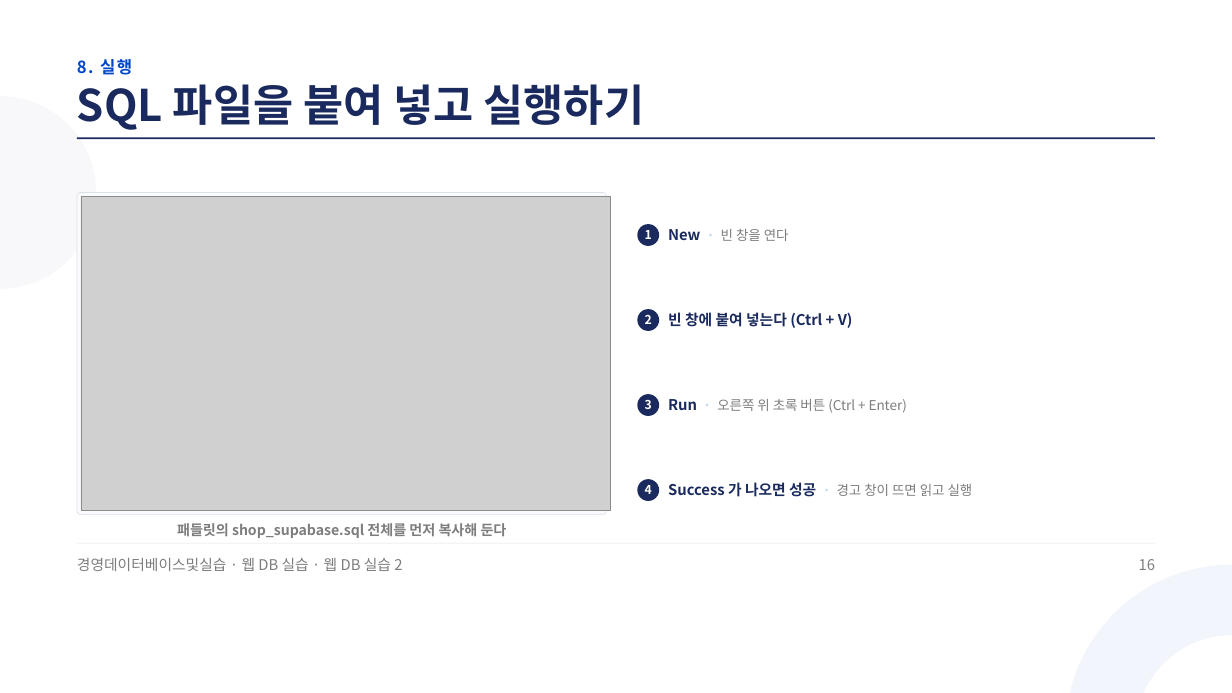
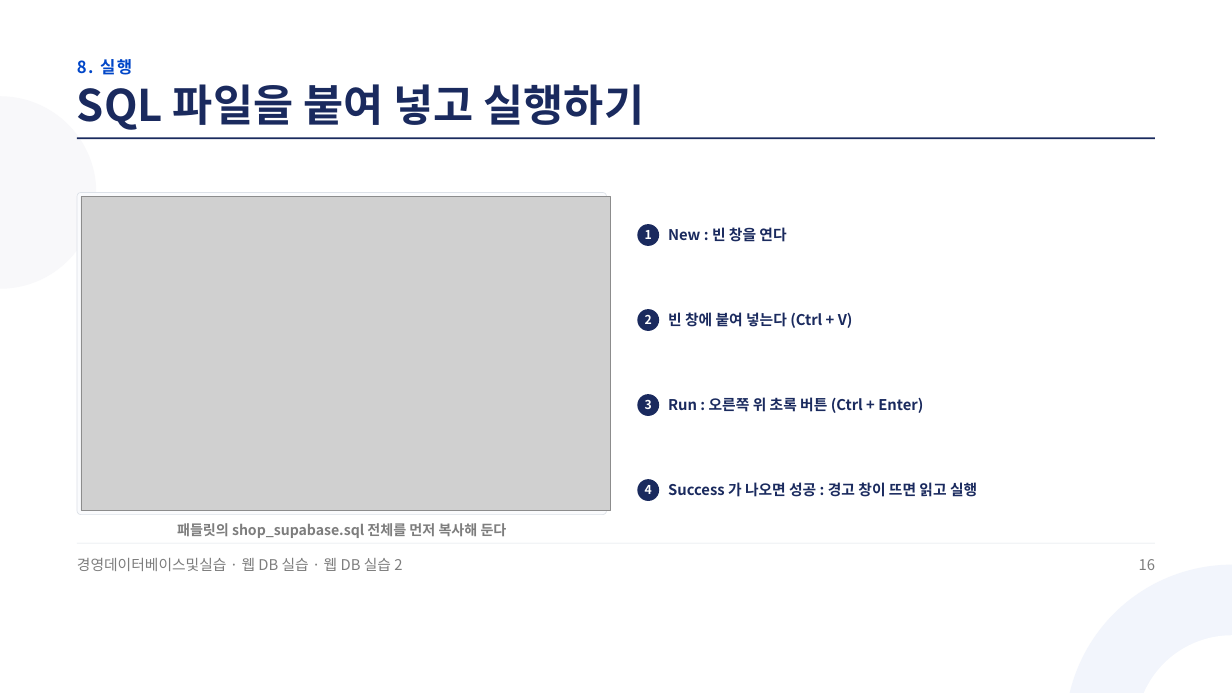
Before and after one commit to jungaistar/materials, a slide deck: slide 16 of koreatech-db/webdb/웹DB실습2_Supabase로_쇼핑몰에_DB_연결하기.pptx. Drawn at 1232x693 pixels with LibreOffice and Linux fonts; fonts in the diff are those of the drawing; grey boxes stand for pictures. Boxes give left, top, right and bottom in pixels: in the first picture for what was removed or moved away, otherwise in the second. Text is boxed around its words. In the diff, an @@ line names an element or a change of style, - is before the commit and + after.

```diff
--- a/koreatech-db/webdb/웹DB실습2_Supabase로_쇼핑몰에_DB_연결하기.pptx
+++ b/koreatech-db/webdb/웹DB실습2_Supabase로_쇼핑몰에_DB_연결하기.pptx
@@ text at bbox=[668, 227, 786, 242]: text changed; size 15.8 to 17.2 pt; text colour #7D7D7D to #1A2A5E; bold on @@
-New · 빈 창을 연다
+New : 빈 창을 연다
@@ text at bbox=[668, 397, 923, 413]: text changed; size 15.8 to 17.2 pt; text colour #7D7D7D to #1A2A5E; bold on @@
-Run · 오른쪽 위 초록 버튼 (Ctrl + Enter)
+Run : 오른쪽 위 초록 버튼 (Ctrl + Enter)
@@ text at bbox=[668, 482, 977, 497]: text changed @@
-Success 가 나오면 성공 · 경고 창이 뜨면 읽고 실행
+Success 가 나오면 성공 : 경고 창이 뜨면 읽고 실행
```
Also in this commit, not shown: 12 other slides changed.
